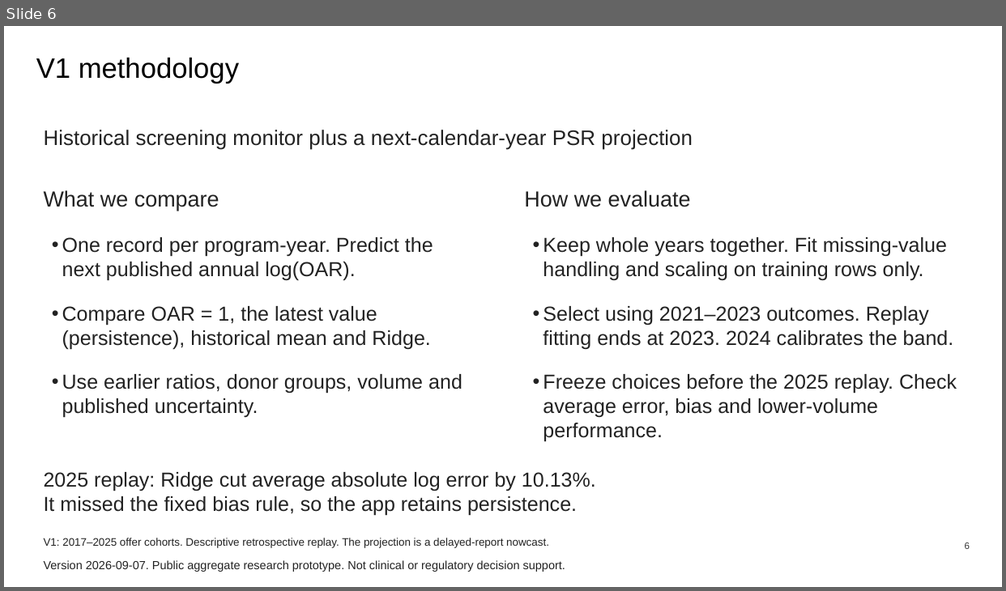
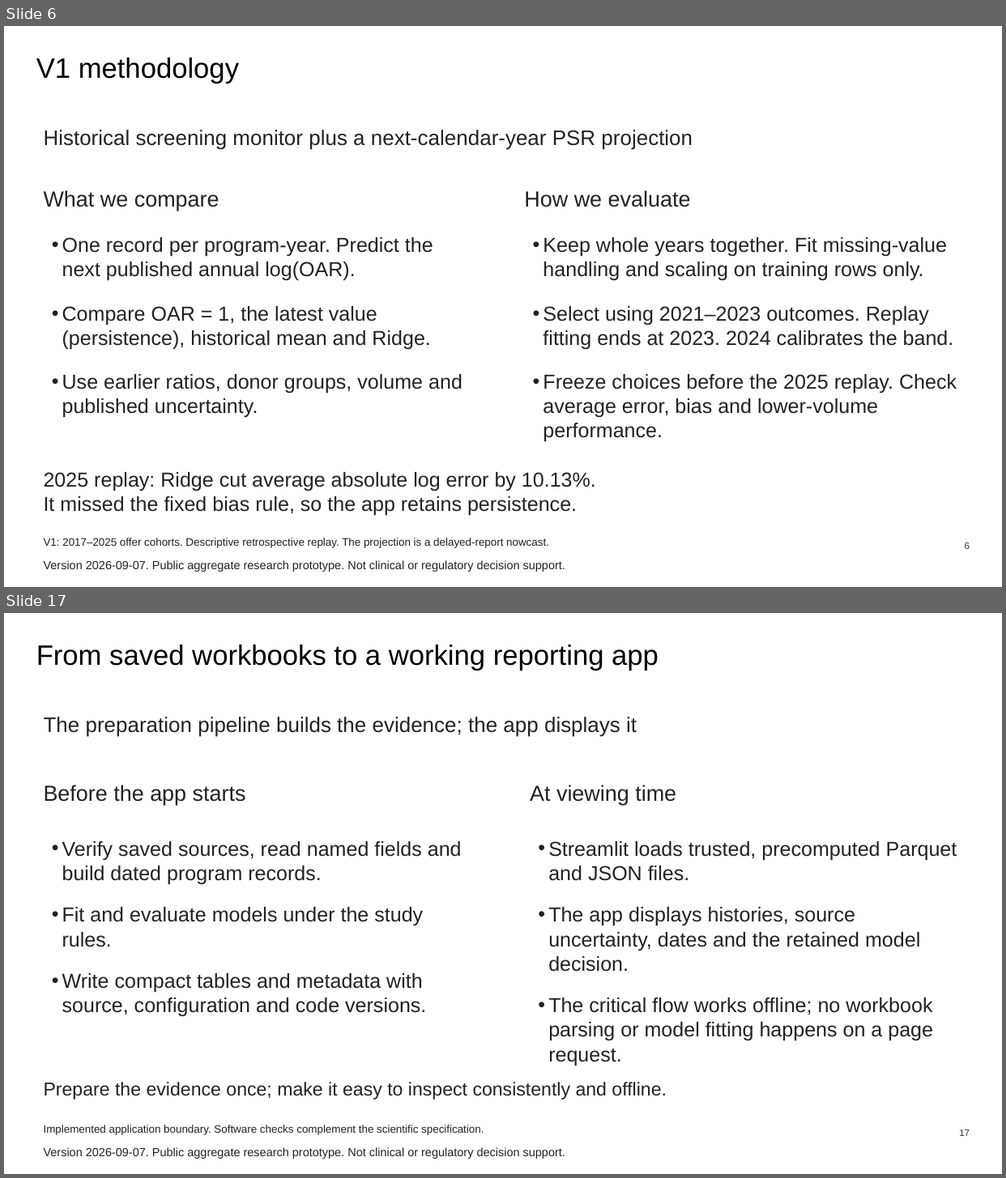
Before and after one commit to ca34525/Kidney-Acceptance-Signal-Monitor, a slide deck: docs/presentation/data-walkthrough/data-walkthrough.pptx. Shown one above the other, each under a label of ours: slide 6 before the commit, slides 6 and 17 after it; the slides between them are not shown. The pictures are 1006x591 and 1006x1178 pixels, drawn with LibreOffice and Linux fonts; fonts in the diff are those of the drawing. Boxes give left, top, right and bottom in pixels: in the first picture for what was removed or moved away, otherwise in the second. Text is boxed around its words. In the diff, an @@ line names an element or a change of style, - is before the commit and + after.

```diff
--- a/docs/presentation/data-walkthrough/data-walkthrough.pptx
+++ b/docs/presentation/data-walkthrough/data-walkthrough.pptx
@@ slide 17 added at bbox=[4, 613, 1002, 1174], background #FFFFFF @@
@@ title added at bbox=[36, 645, 658, 671], 27 pt, text #000000 @@
+From saved workbooks to a working reporting app
@@ text added at bbox=[44, 717, 637, 737], 20.2 pt, text #222222 @@
+The preparation pipeline builds the evidence; the app displays it
@@ text added at bbox=[44, 785, 246, 805], 21 pt, text #222222 @@
+Before the app starts
@@ text added at bbox=[530, 785, 676, 805], 21 pt, text #222222 @@
+At viewing time
@@ text added at bbox=[62, 841, 462, 1016], 19.5 pt, text #222222 @@
+• Verify saved sources, read named fields and build dated program records.
+• Fit and evaluate models under the study rules.
+• Write compact tables and metadata with source, configuration and code versions.
@@ text added at bbox=[548, 841, 957, 1066], 19.5 pt, text #222222 @@
+• Streamlit loads trusted, precomputed Parquet and JSON files.
+• The app displays histories, source uncertainty, dates and the retained model decision.
+• The critical flow works offline; no workbook parsing or model fitting happens on a page request.
@@ text added at bbox=[44, 1082, 667, 1100], 18 pt, text #222222 @@
+Prepare the evidence once; make it easy to inspect consistently and offline.
@@ text added at bbox=[44, 1125, 484, 1135], 10.5 pt, text #222222 @@
+Implemented application boundary. Software checks complement the scientific specification.
@@ page number added at bbox=[959, 1130, 970, 1136], 9 pt, text #333333 @@
+17
@@ text added at bbox=[44, 1148, 565, 1159], 11.2 pt, text #222222 @@
+Version 2026-09-07. Public aggregate research prototype. Not clinical or regulatory decision support.
```
Also in this commit, not shown: 17 other slides added, 7 other files.
